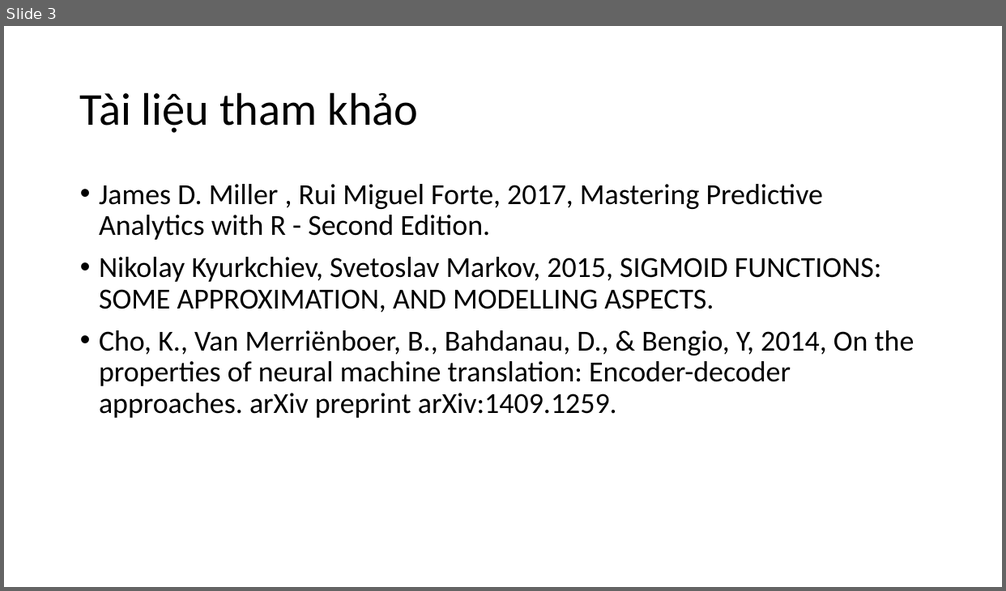
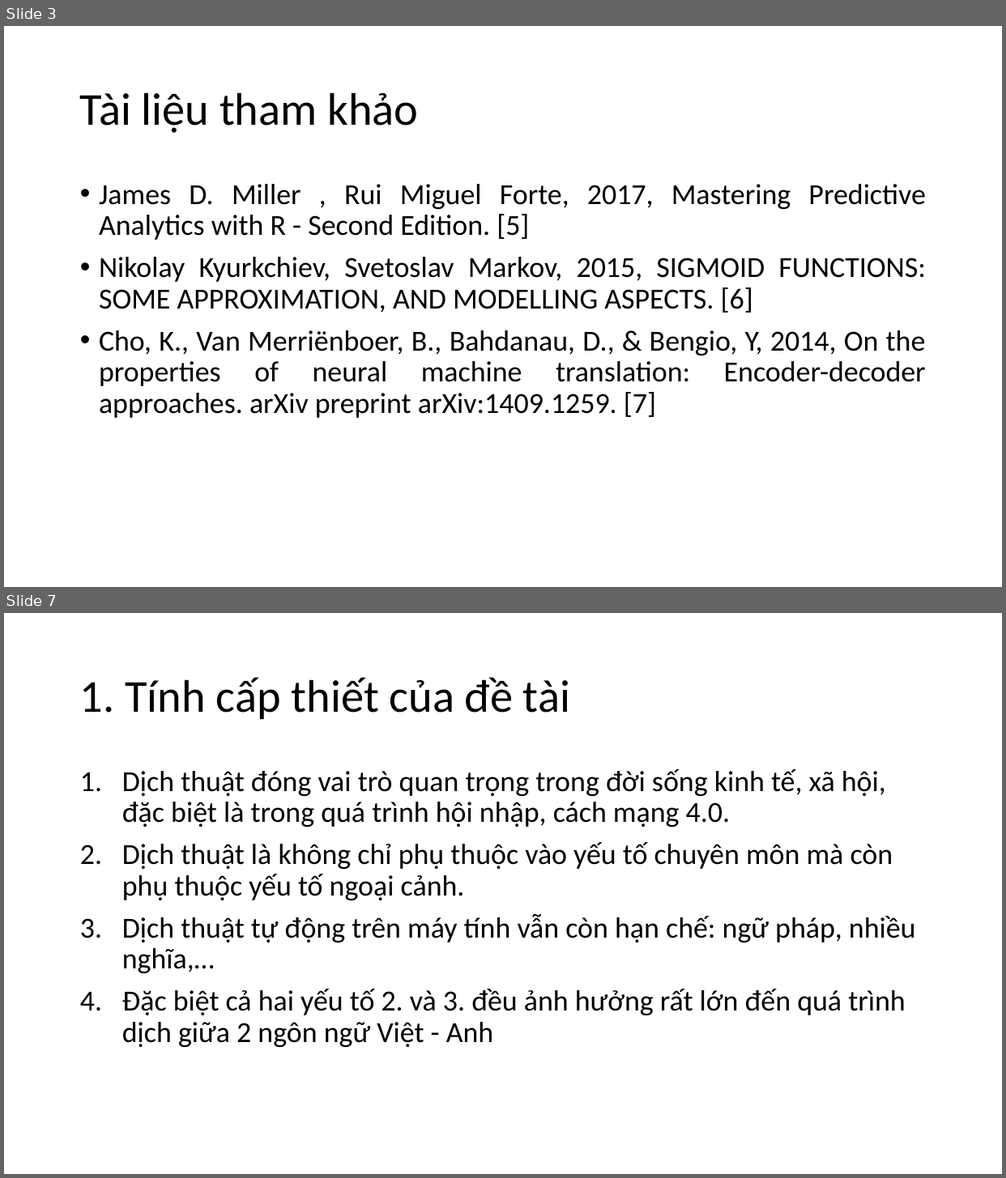
Before and after one commit to nguyenduyhanlam/Improving-Vietnamese-English-neural-machine-translation-with-guiding-word-alignments, a slide deck: dcct.pptx. Shown one above the other, each under a label of ours: slide 3 before the commit, slides 3 and 7 after it; the slides between them are not shown. The pictures are 1006x591 and 1006x1178 pixels, drawn with LibreOffice and Linux fonts; fonts in the diff are those of the drawing. Boxes give left, top, right and bottom in pixels: in the first picture for what was removed or moved away, otherwise in the second. Text is boxed around its words. In the diff, an @@ line names an element or a change of style, - is before the commit and + after.

```diff
--- a/dcct.pptx
+++ b/dcct.pptx
@@ slide 7 added at box(4, 613, 1002, 1174), background #FFFFFF @@
@@ title added at box(80, 677, 570, 719), 44 pt, text #000000 @@
+1. Tính cấp thiết của đề tài
@@ text added at box(122, 769, 916, 1047), 28 pt, text #000000 @@
+1. Dịch thuật đóng vai trò quan trọng trong đời sống kinh tế, xã hội, đặc biệt là trong quá trình hội nhập, cách mạng 4.0.
+2. Dịch thuật là không chỉ phụ thuộc vào yếu tố chuyên môn mà còn phụ thuộc yếu tố ngoại cảnh.
+3. Dịch thuật tự động trên máy tính vẫn còn hạn chế: ngữ pháp, nhiều nghĩa,…
+4. Đặc biệt cả hai yếu tố 2. và 3. đều ảnh hưởng rất lớn đến quá trình dịch giữa 2 ngôn ngữ Việt - Anh
@@ slide 3 changed as well @@
@@ text at box(99, 184, 926, 418): text changed @@
-• James D. Miller , Rui Miguel Forte, 2017, Mastering Predictive Analytics with R - Second Edition.
-• Nikolay Kyurkchiev, Svetoslav Markov, 2015, SIGMOID FUNCTIONS: SOME APPROXIMATION, AND MODELLING ASPECTS.
-• Cho, K., Van Merriënboer, B., Bahdanau, D., & Bengio, Y, 2014, On the properties of neural machine translation: Encoder-decoder approaches. arXiv preprint arXiv:1409.1259.
+• James D. Miller , Rui Miguel Forte, 2017, Mastering Predictive Analytics with R - Second Edition. [5]
+• Nikolay Kyurkchiev, Svetoslav Markov, 2015, SIGMOID FUNCTIONS: SOME APPROXIMATION, AND MODELLING ASPECTS. [6]
+• Cho, K., Van Merriënboer, B., Bahdanau, D., & Bengio, Y, 2014, On the properties of neural machine translation: Encoder-decoder approaches. arXiv preprint arXiv:1409.1259. [7]
```
Also in this commit, not shown: 2 other slides changed, 13 other slides added.
